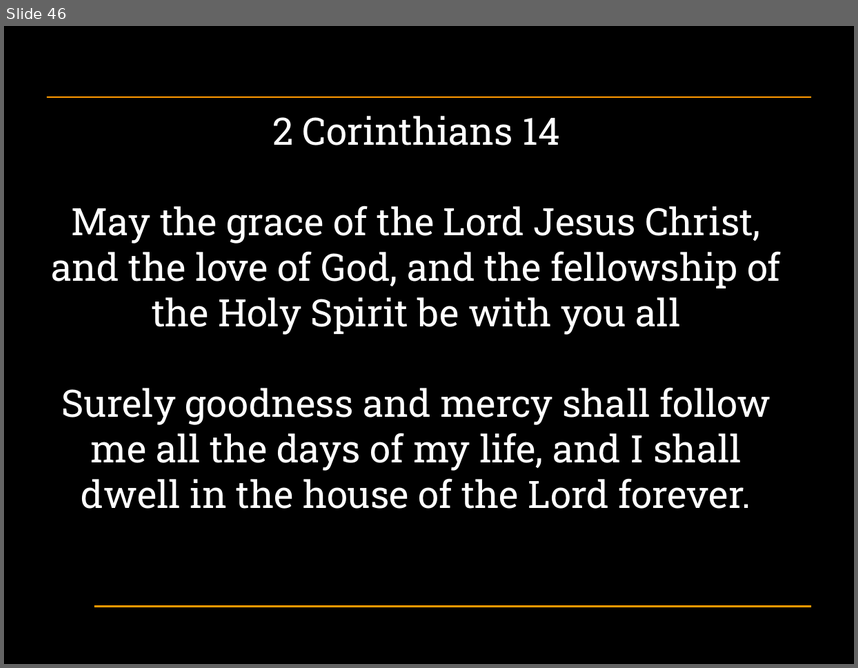
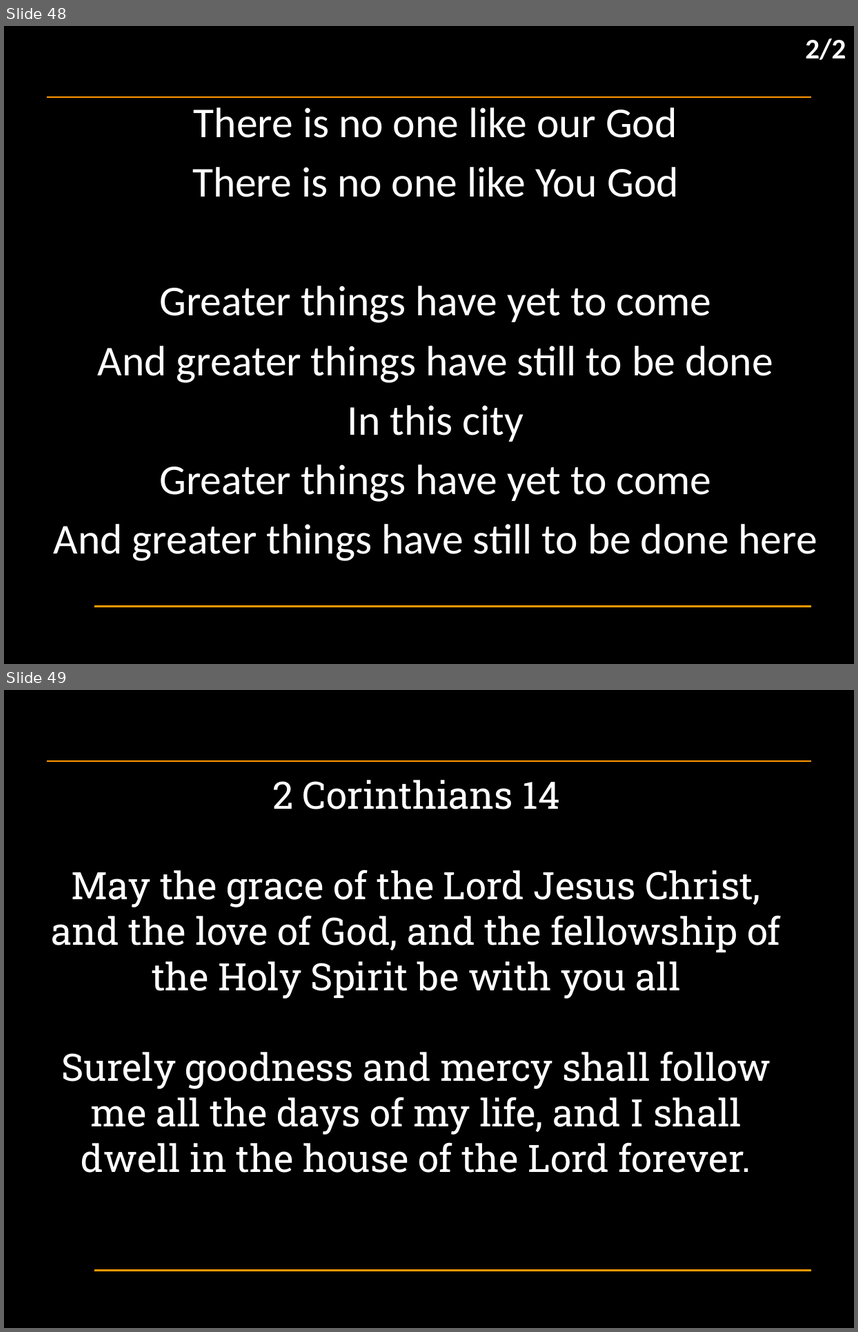
Before and after one commit to hoo-are-ya/worship, a slide deck: docs/songs_2025-01-19.pptx. Shown one above the other, each under a label of ours: slide 46 before the commit, slides 48 and 49 after it. The pictures are 858x668 and 858x1332 pixels, drawn with LibreOffice and Linux fonts; fonts in the diff are those of the drawing; background and template pictures are left out. Boxes give left, top, right and bottom in pixels: in the first picture for what was removed or moved away, otherwise in the second. Text is boxed around its words. In the diff, an @@ line names an element or a change of style, - is before the commit and + after.

```diff
--- a/docs/songs_2025-01-19.pptx
+++ b/docs/songs_2025-01-19.pptx
@@ slide 48 added at (4,26,854,664), background #000000; not listed: 2 template elements that a slide beside it also shows @@
@@ text added at (805,38,846,60), 24 pt, text #FFFFFF, bold @@
+2/2
@@ subtitle added at (54,107,818,561), 36 pt, text #FFFFFF @@
+There is no one like our God
+There is no one like You God
+Greater things have yet to come
+And greater things have still to be done
+In this city
+Greater things have yet to come
+And greater things have still to be done here
@@ what was slide 46 is now slide 49 @@
```
Also in this commit, not shown: 2 other slides added, 1 other file.
